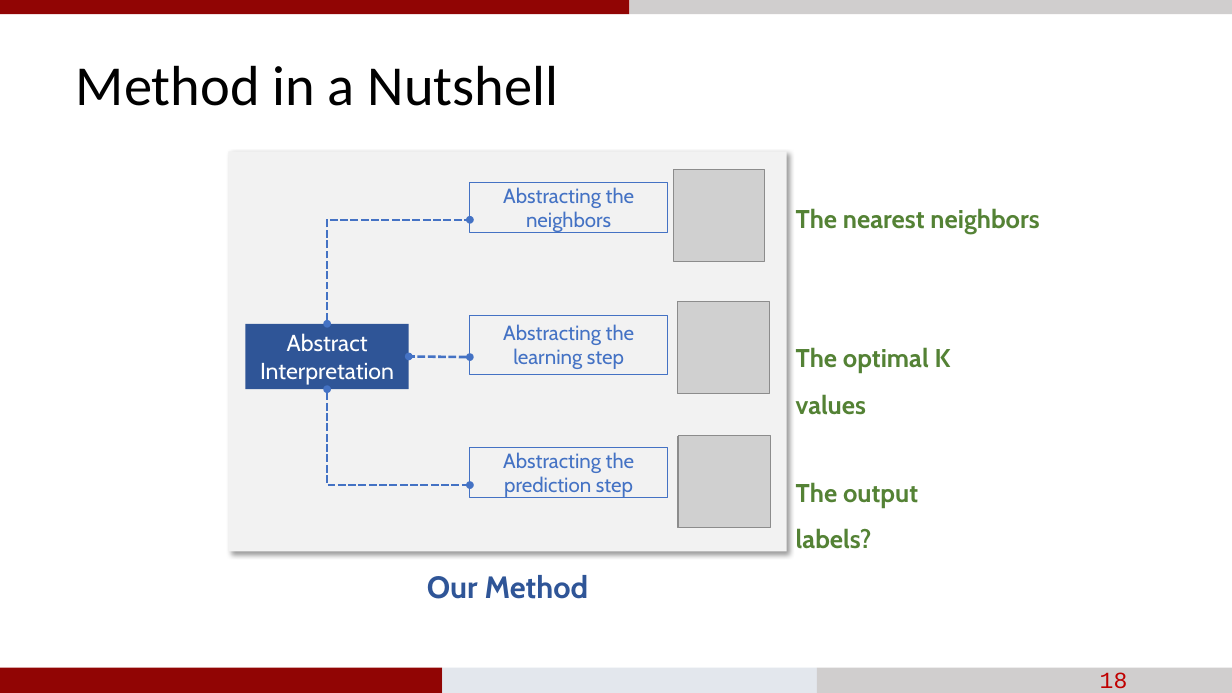
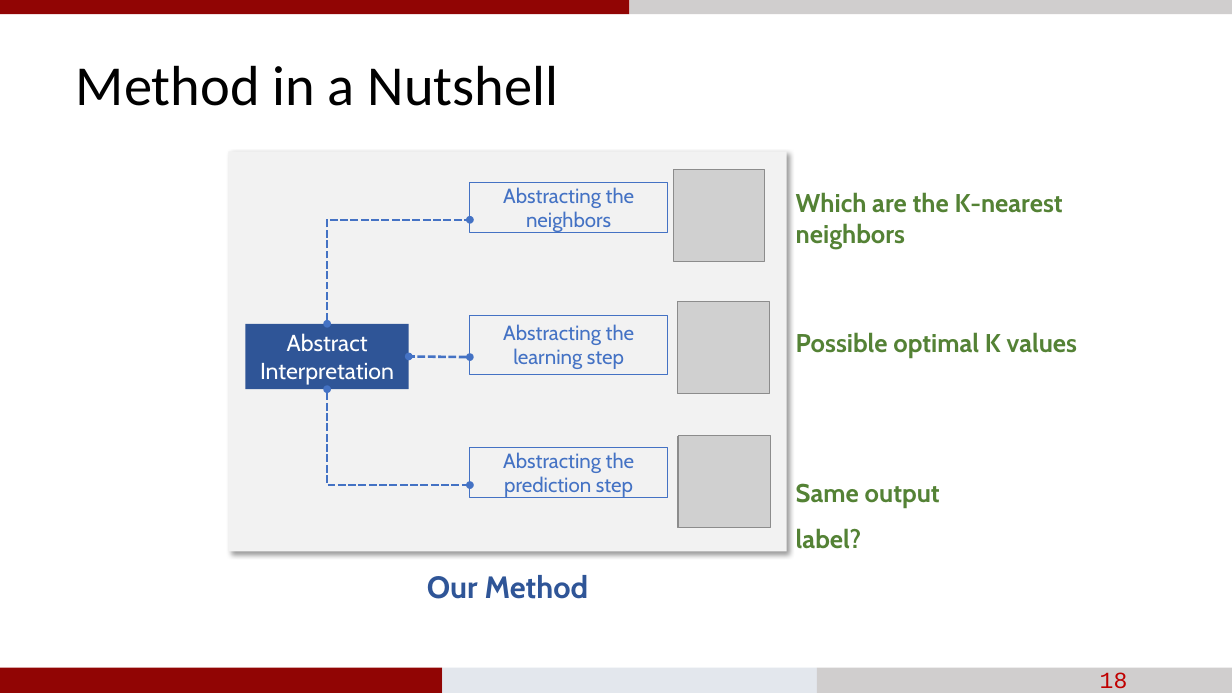
Before and after one commit to chaowang-vt/chaowang-vt.github.io, a slide deck: slide 18 of pubDOC/2023_07_CAV_KNNfair.pptx. Drawn at 1232x693 pixels with LibreOffice and Linux fonts; fonts in the diff are those of the drawing; grey boxes stand for pictures. Boxes give left, top, right and bottom in pixels: in the first picture for what was removed or moved away, otherwise in the second. Text is boxed around its words. In the diff, an @@ line names an element or a change of style, - is before the commit and + after.

```diff
--- a/pubDOC/2023_07_CAV_KNNfair.pptx
+++ b/pubDOC/2023_07_CAV_KNNfair.pptx
@@ text at (796, 192, 1063, 249): text changed @@
-The nearest neighbors
+Which are the K-nearest neighbors
@@ text at (796, 332, 1077, 358): text changed @@
-The optimal K values
+Possible optimal K values
@@ text at (796, 483, 940, 549): text changed @@
-The output labels?
+Same output label?
```
Also in this commit, not shown: 8 other slides changed, 1 other file.
